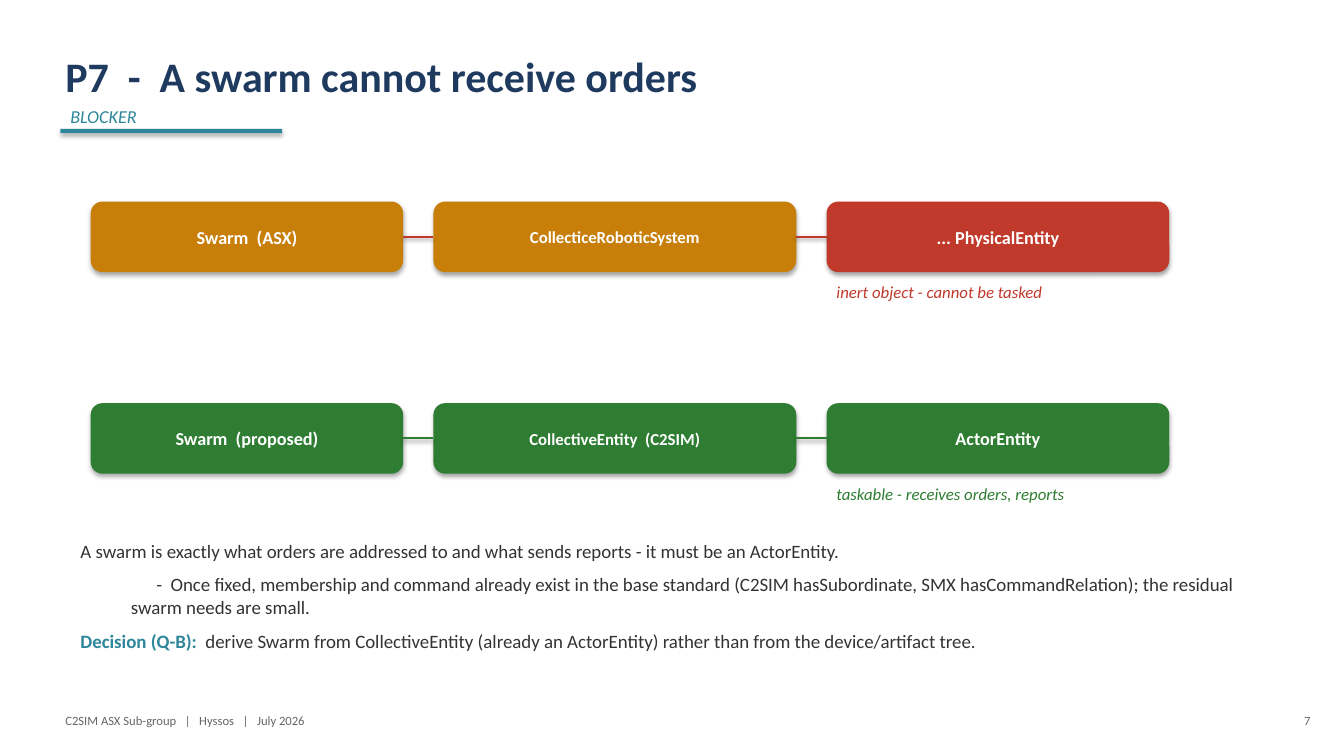
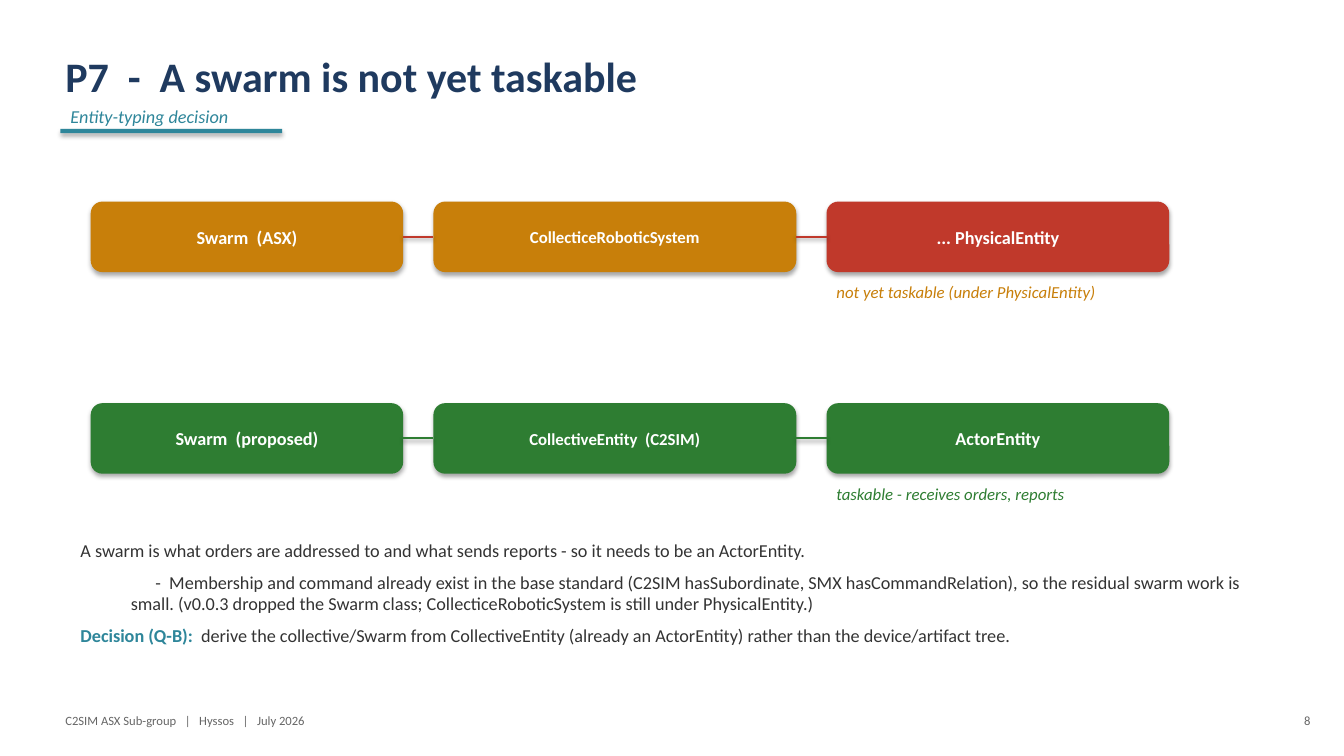
Before and after one commit to hyssostech/C2SIMArtifacts, a slide deck: slide 8 of Subgroups/ASX/InstantiationReview/ASX-Instantiation-Findings.pptx (slide 7 before the commit). Drawn at 1344x756 pixels with LibreOffice and Linux fonts; fonts in the diff are those of the drawing. Boxes give left, top, right and bottom in pixels: in the first picture for what was removed or moved away, otherwise in the second. Text is boxed around its words. In the diff, an @@ line names an element or a change of style, - is before the commit and + after.

```diff
--- a/Subgroups/ASX/InstantiationReview/ASX-Instantiation-Findings.pptx
+++ b/Subgroups/ASX/InstantiationReview/ASX-Instantiation-Findings.pptx
@@ text at box(65, 62, 637, 99): text changed @@
-P7 - A swarm cannot receive orders
+P7 - A swarm is not yet taskable
@@ text at box(70, 110, 229, 126): text changed @@
-BLOCKER
+Entity-typing decision
@@ text at box(836, 286, 1095, 301): text changed; text colour #C0392B to #C87F0A @@
-inert object - cannot be tasked
+not yet taskable (under PhysicalEntity)
@@ text at box(80, 544, 1239, 645): text changed; size 13.5 to 13 pt @@
-A swarm is exactly what orders are addressed to and what sends reports - it must be an ActorEntity.
-  - Once fixed, membership and command already exist in the base standard (C2SIM hasSubordinate, SMX hasCommandRelation); the residual swarm needs are small.
-Decision (Q-B): derive Swarm from CollectiveEntity (already an ActorEntity) rather than from the device/artifact tree.
+A swarm is what orders are addressed to and what sends reports - so it needs to be an ActorEntity.
+  - Membership and command already exist in the base standard (C2SIM hasSubordinate, SMX hasCommandRelation), so the residual swarm work is small. (v0.0.3 dropped the Swarm class; CollecticeRoboticSystem is still under PhysicalEntity.)
+Decision (Q-B): derive the collective/Swarm from CollectiveEntity (already an ActorEntity) rather than the device/artifact tree.
@@ text at box(1304, 716, 1310, 725): text changed @@
-7
+8
```
Also in this commit, not shown: 18 other slides changed, 2 slides added, 13 other files.
